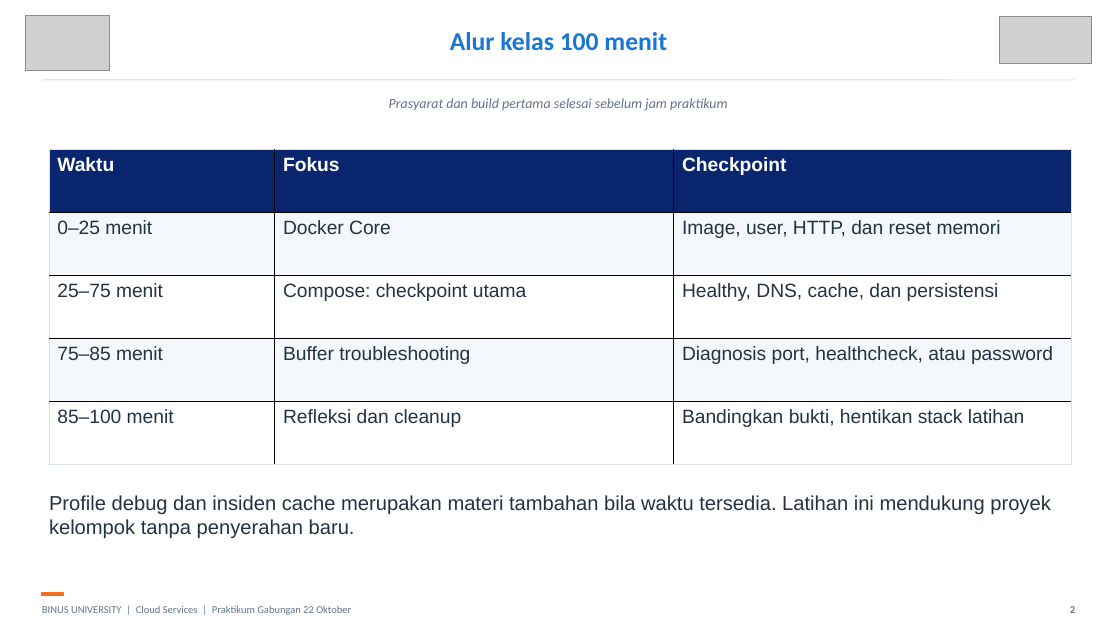
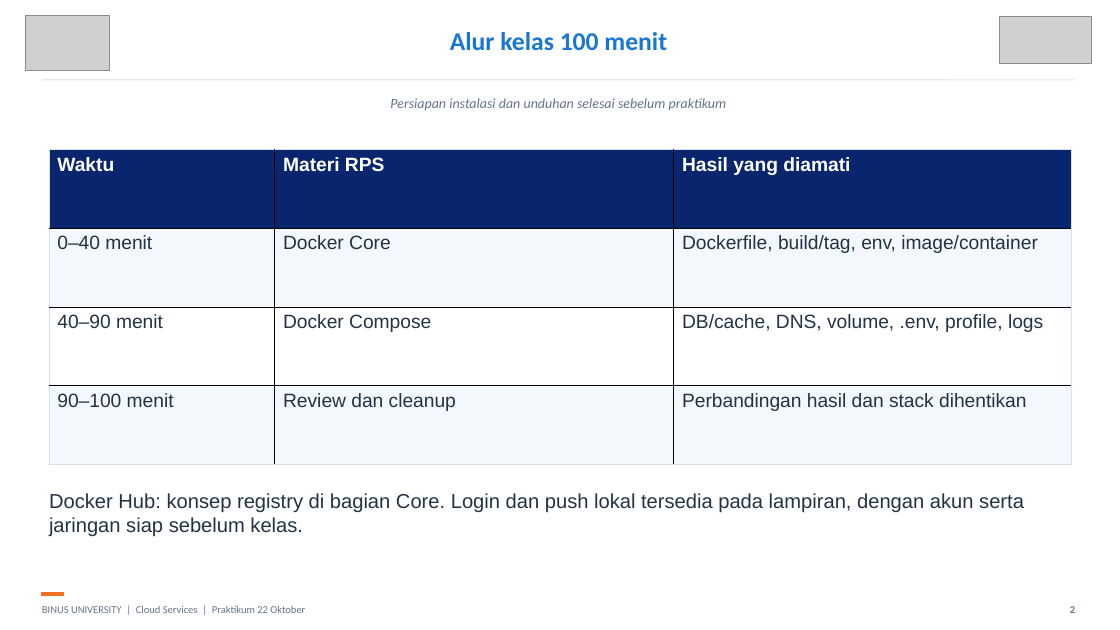
Before and after one commit to SeedFlora/meet6CloudService, a slide deck: slide 2 of slides/LAB_GABUNGAN_DOCKER_CORE_COMPOSE_22_OKTOBER.pptx. Drawn at 1120x630 pixels with LibreOffice and Linux fonts; fonts in the diff are those of the drawing; grey boxes stand for pictures. Boxes give left, top, right and bottom in pixels: in the first picture for what was removed or moved away, otherwise in the second. Text is boxed around its words. In the diff, an @@ line names an element or a change of style, - is before the commit and + after.

Commit message:
Make Core and Compose workshop linear, local, and ready for classroom use

```diff
--- a/slides/LAB_GABUNGAN_DOCKER_CORE_COMPOSE_22_OKTOBER.pptx
+++ b/slides/LAB_GABUNGAN_DOCKER_CORE_COMPOSE_22_OKTOBER.pptx
@@ text at (390, 98, 727, 110): text changed @@
-Prasyarat dan build pertama selesai sebelum jam praktikum
+Persiapan instalasi dan unduhan selesai sebelum praktikum
@@ table at (49, 150, 1071, 465) @@
-row 1: Waktu | Fokus | Checkpoint
-row 2: 0–25 menit | Docker Core | Image, user, HTTP, dan reset memori
-row 3: 25–75 menit | Compose: checkpoint utama | Healthy, DNS, cache, dan persistensi
-row 4: 75–85 menit | Buffer troubleshooting | Diagnosis port, healthcheck, atau password
-row 5: 85–100 menit | Refleksi dan cleanup | Bandingkan bukti, hentikan stack latihan
+row 1: Waktu | Materi RPS | Hasil yang diamati
+row 2: 0–40 menit | Docker Core | Dockerfile, build/tag, env, image/container
+row 3: 40–90 menit | Docker Compose | DB/cache, DNS, volume, .env, profile, logs
+row 4: 90–100 menit | Review dan cleanup | Perbandingan hasil dan stack dihentikan
@@ text at (49, 493, 1024, 536): text changed @@
-Profile debug dan insiden cache merupakan materi tambahan bila waktu tersedia. Latihan ini mendukung proyek kelompok tanpa penyerahan baru.
+Docker Hub: konsep registry di bagian Core. Login dan push lokal tersedia pada lampiran, dengan akun serta jaringan siap sebelum kelas.
@@ text at (42, 605, 305, 613): text changed @@
-BINUS UNIVERSITY | Cloud Services | Praktikum Gabungan 22 Oktober
+BINUS UNIVERSITY | Cloud Services | Praktikum 22 Oktober
```
Also in this commit, not shown: 19 other slides changed, 10 slides added, 9 slides removed, 17 other files.
